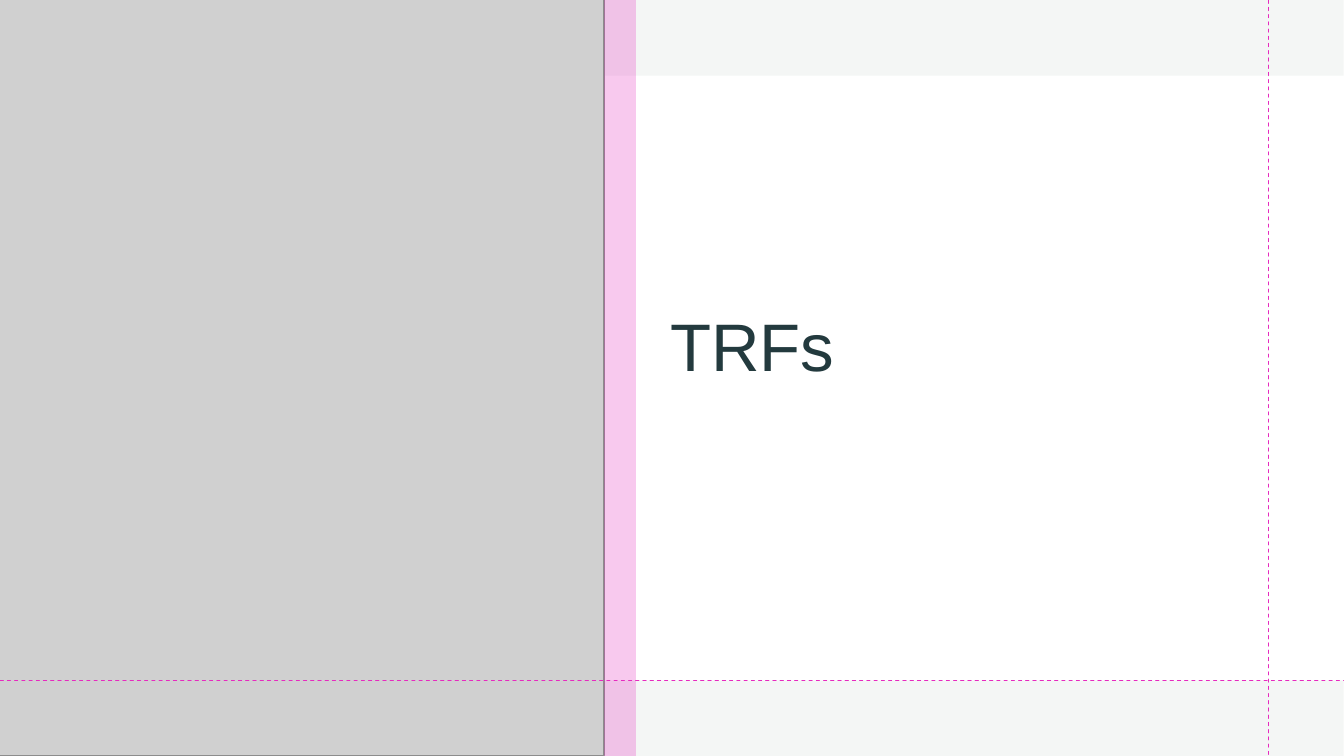
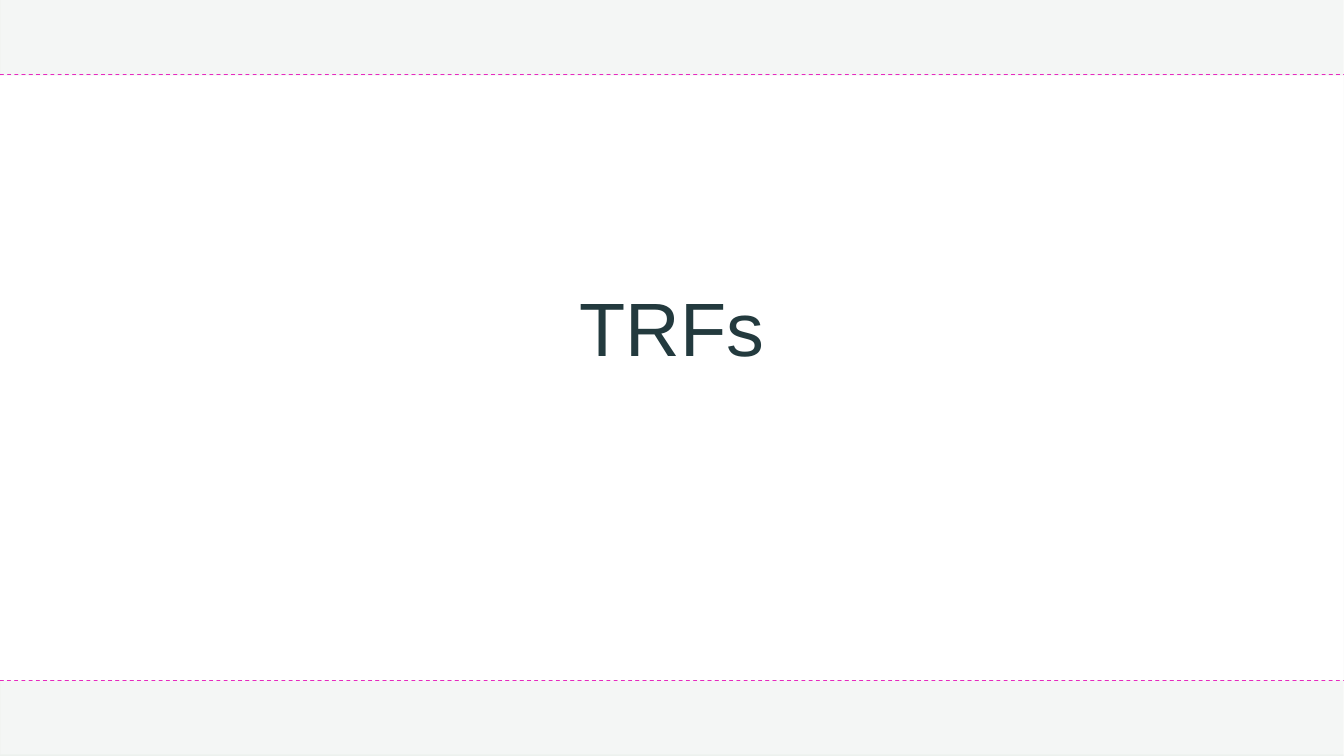
Before and after one commit to jeonghwa-cho/trf, a slide deck: slide 1 of eelbrain_TRFs.pptx. Drawn at 1344x756 pixels with LibreOffice and Linux fonts; fonts in the diff are those of the drawing; grey boxes stand for pictures. Boxes give left, top, right and bottom in pixels: in the first picture for what was removed or moved away, otherwise in the second. Text is boxed around its words. In the diff, an @@ line names an element or a change of style, - is before the commit and + after.

```diff
--- a/eelbrain_TRFs.pptx
+++ b/eelbrain_TRFs.pptx
@@ picture removed at (x1=0, y1=0, x2=604, y2=756) @@
@@ rectangle added at (x1=0, y1=0, x2=1344, y2=756), fill #E2E8E3 at 35% opacity @@
@@ rectangle removed at (x1=604, y1=0, x2=635, y2=756) @@
@@ line removed from (1268, 754) to (1268, 0) @@
@@ rectangle resized from (x1=159, y1=76, x2=1344, y2=681) to (x1=0, y1=76, x2=1344, y2=681) @@
@@ line added from (0, 75) to (1344, 75), #E729BF 0.75 pt dashed @@
@@ title "TRFs" moved from (x1=670, y1=324, x2=834, y2=372) to (x1=580, y1=304, x2=765, y2=357) @@
@@ title "TRFs" at (x1=580, y1=304, x2=765, y2=357): size 48 to 54 pt; alignment left to centre @@
```
Also in this commit, not shown: 4 other slides changed, 5 slides added.
